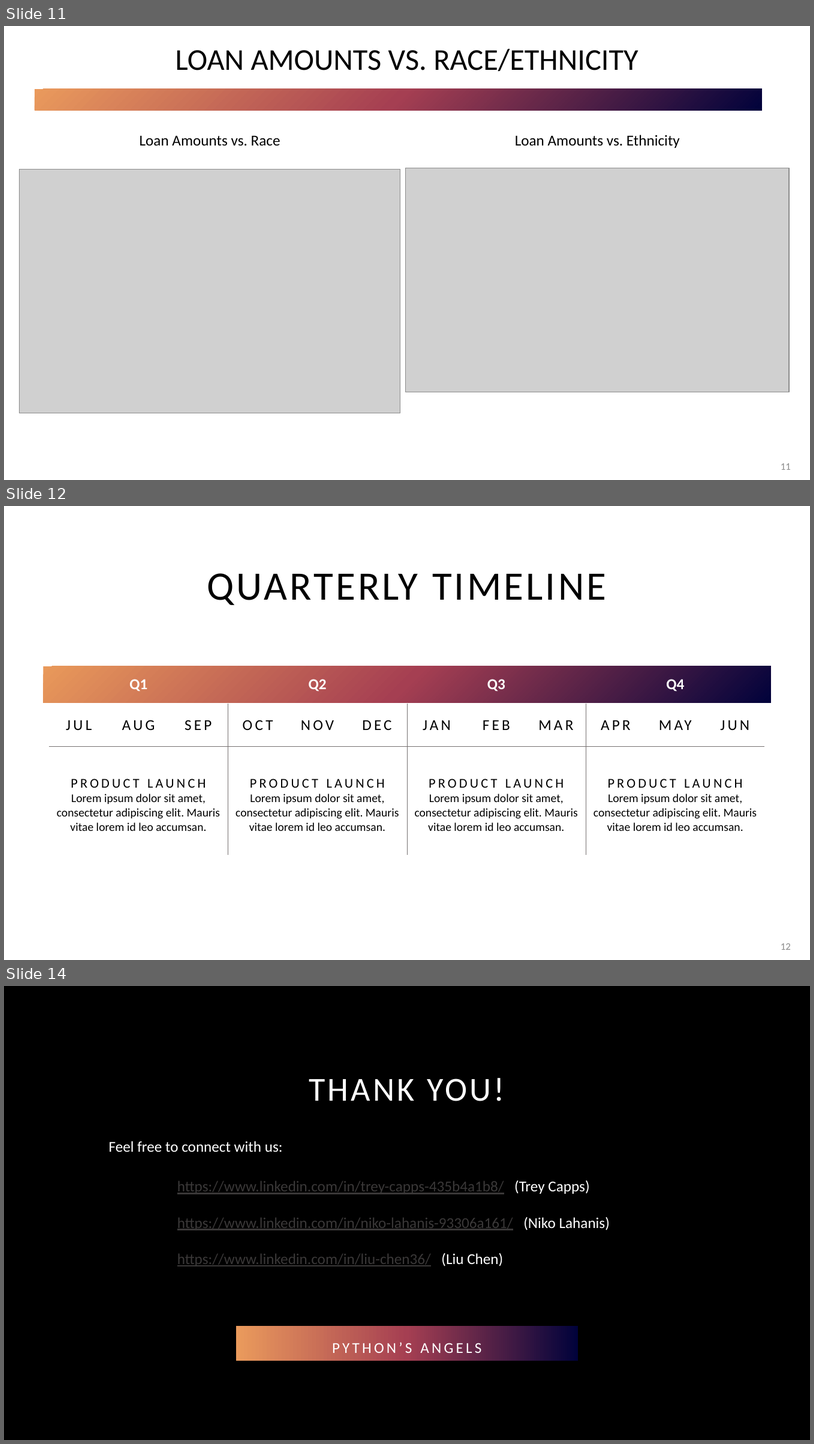
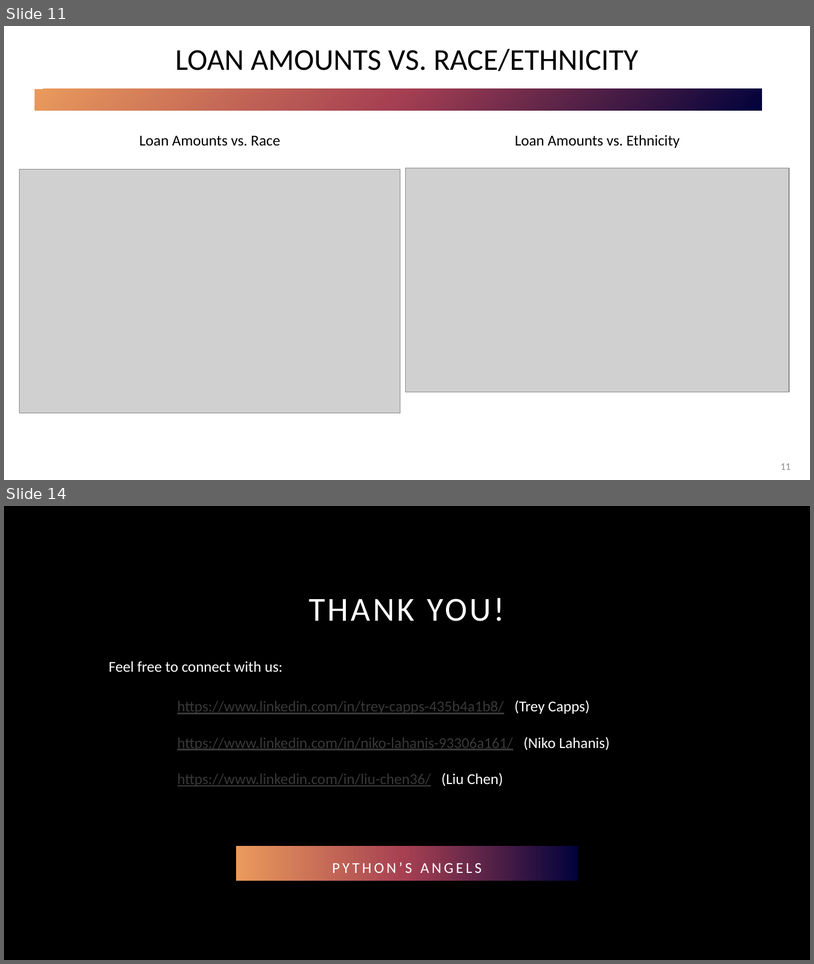
Before and after one commit to nglahani/CDC, a slide deck: Powerpoint.pptx. Shown one above the other, each under a label of ours: slides 11, 12 and 14 before the commit, slides 11 and 14 after it; the slides between them are not shown. The pictures are 814x1444 and 814x964 pixels, drawn with LibreOffice and Linux fonts; fonts in the diff are those of the drawing; grey boxes stand for pictures; background and template pictures are left out. Boxes give left, top, right and bottom in pixels: in the first picture for what was removed or moved away, otherwise in the second. Text is boxed around its words. In the diff, an @@ line names an element or a change of style, - is before the commit and + after.

```diff
--- a/Powerpoint.pptx
+++ b/Powerpoint.pptx
@@ slide 12 removed at [4, 506, 810, 960], background #FFFFFF @@
@@ title removed at [207, 573, 606, 605] @@
-QUARTERLY TIMELINE
@@ rectangle removed at [44, 666, 771, 703] @@
@@ table removed at [50, 665, 768, 855], 3 rows, 12 columns @@
-Q1 |  |  | Q2 |  |  | Q3 |  |  | Q4 |  | 
-JUL | AUG | SEP | OCT | NOV | DEC | JAN | FEB | MAR | APR | MAY | JUN
-PRODUCT LAUNCH / Lorem ipsum dolor sit amet, consectetur adipiscing elit. Mauris vitae lorem id leo accumsan. |  |  | PRODUCT LAUNCH / Lorem ipsum dolor sit amet, consectetur adipiscing elit. Mauris vitae lorem id leo accumsan. |  |  | PRODUCT LAUNCH / Lorem ipsum dolor sit amet, consectetur adipiscing elit. Mauris vitae lorem id leo accumsan. |  |  | PRODUCT LAUNCH / Lorem ipsum dolor sit amet, consectetur adipiscing elit. Mauris vitae lorem id leo accumsan. |  | 
@@ page number removed at [781, 943, 791, 949] @@
-12
```
Also in this commit, not shown: 1 slide changed, 1 slide added, 1 other file.
